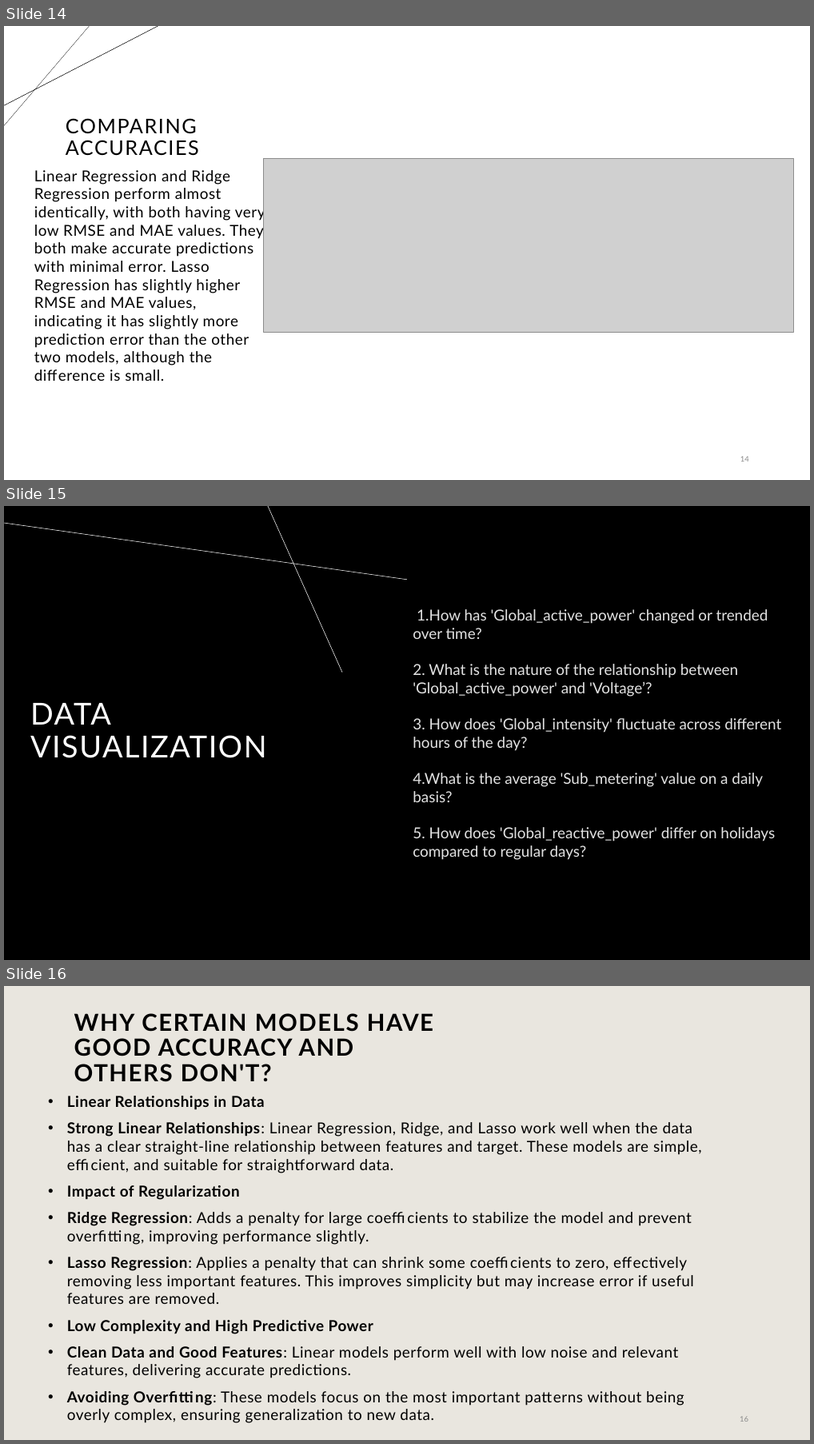
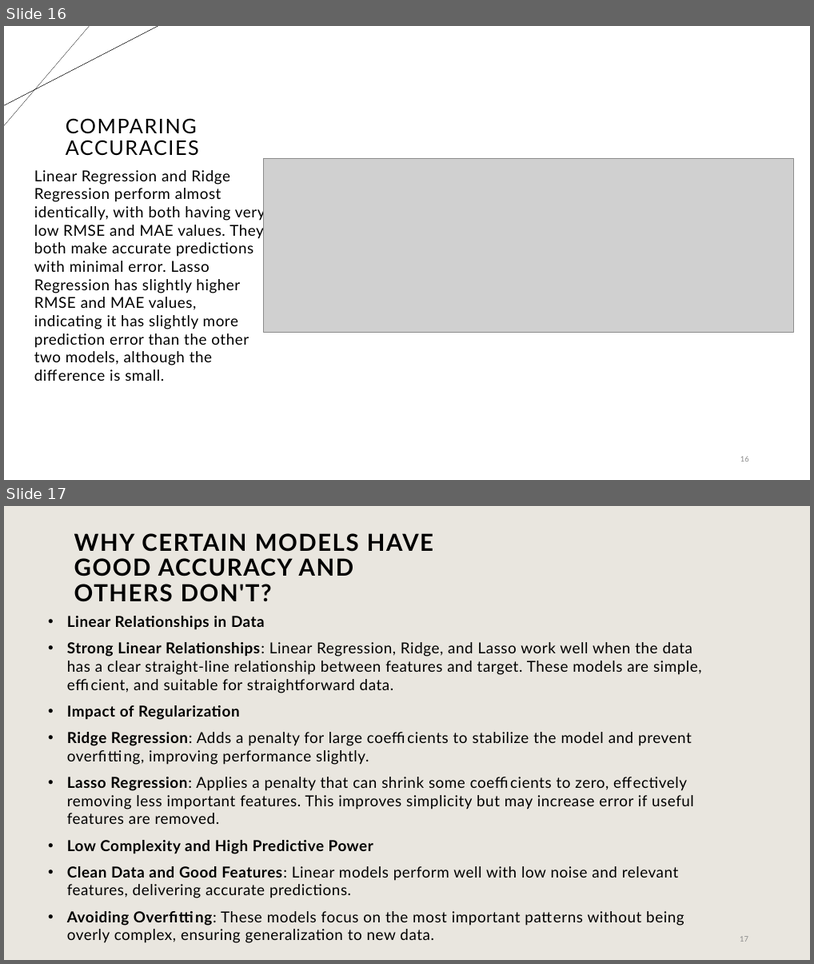
Before and after one commit to AechGit/Energy-Consumption-Project-Springboard, a slide deck: Energy Consumption.ppt.pptx. Shown one above the other, each under a label of ours: slides 14, 15 and 16 before the commit, slides 16 and 17 after it. The pictures are 814x1444 and 814x964 pixels, drawn with LibreOffice and Linux fonts; fonts in the diff are those of the drawing; grey boxes stand for pictures; background and template pictures are left out. Boxes give left, top, right and bottom in pixels: in the first picture for what was removed or moved away, otherwise in the second. Text is boxed around its words. In the diff, an @@ line names an element or a change of style, - is before the commit and + after.

```diff
--- a/Energy Consumption.ppt.pptx
+++ b/Energy Consumption.ppt.pptx
@@ slide 15 removed at <box>4,506,810,960</box>, background #000000 @@
@@ line removed from (407, 579) to (4, 523) @@
@@ line removed from (268, 506) to (342, 672) @@
@@ text removed at <box>413,609,782,860</box> @@
-1.How has 'Global_active_power' changed or trended over time?
-2. What is the nature of the relationship between 'Global_active_power' and 'Voltage’?
-3. How does 'Global_intensity' fluctuate across different hours of the day?
-4.What is the average 'Sub_metering' value on a daily basis?
-5. How does 'Global_reactive_power' differ on holidays compared to regular days?
@@ title removed at <box>30,703,267,758</box> @@
-DATA VISUALIZATION
@@ what was slide 14 is now slide 16 @@
@@ what was slide 16 is now slide 17 @@
@@ page number at <box>740,936,749,941</box>: text changed @@
-16
+17
```
Also in this commit, not shown: 2 slides added.
